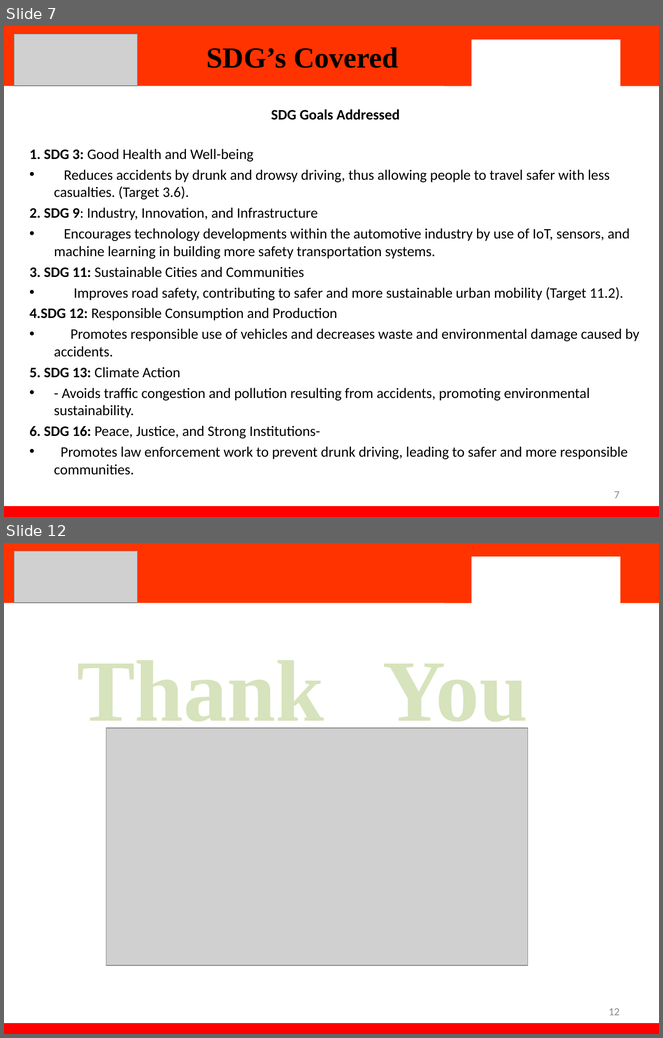
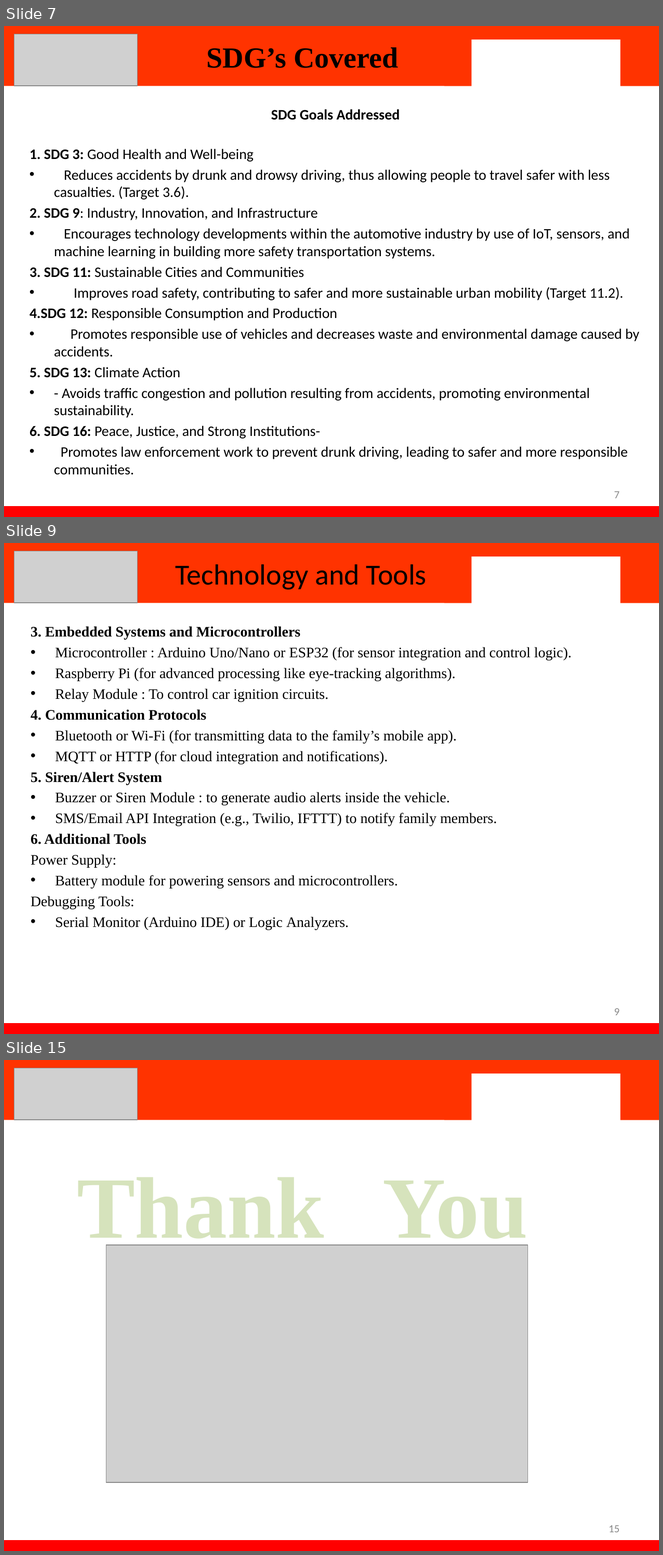
Before and after one commit to tanish699/Alcohol-Based-Car-Iginition-IOT-Based-, a slide deck: PPT.pptx. Shown one above the other, each under a label of ours: slides 7 and 12 before the commit, slides 7, 9 and 15 after it; the slides between them are not shown. The pictures are 663x1038 and 663x1555 pixels, drawn with LibreOffice and Linux fonts; fonts in the diff are those of the drawing; grey boxes stand for pictures; background and template pictures are left out. Boxes give left, top, right and bottom in pixels: in the first picture for what was removed or moved away, otherwise in the second. Text is boxed around its words. In the diff, an @@ line names an element or a change of style, - is before the commit and + after.

```diff
--- a/PPT.pptx
+++ b/PPT.pptx
@@ slide 9 added at [4,543,659,1034], background #FFFFFF; not listed: 4 template elements that a slide beside it also shows @@
@@ picture added at [14,551,137,603] @@
@@ title added at [176,564,427,590], 32 pt, text #000000 @@
+Technology and Tools
@@ text added at [31,626,572,930], 16 pt, text #000000 @@
+3. Embedded Systems and Microcontrollers
+• Microcontroller : Arduino Uno/Nano or ESP32 (for sensor integration and control logic).
+• Raspberry Pi (for advanced processing like eye-tracking algorithms).
+• Relay Module : To control car ignition circuits.
+4. Communication Protocols
+• Bluetooth or Wi-Fi (for transmitting data to the family’s mobile app).
+• MQTT or HTTP (for cloud integration and notifications).
+5. Siren/Alert System
+• Buzzer or Siren Module : to generate audio alerts inside the vehicle.
+• SMS/Email API Integration (e.g., Twilio, IFTTT) to notify family members.
+6. Additional Tools
+Power Supply:
+• Battery module for powering sensors and microcontrollers.
+Debugging Tools:
+• Serial Monitor (Arduino IDE) or Logic Analyzers.
@@ page number added at [614,1008,620,1016], 12 pt, text #898989 @@
+9
@@ what was slide 12 is now slide 15 @@
@@ page number at [609,1525,620,1533]: text changed @@
-12
+15
```
Also in this commit, not shown: 3 slides changed, 3 other slides added, 1 slide removed.
